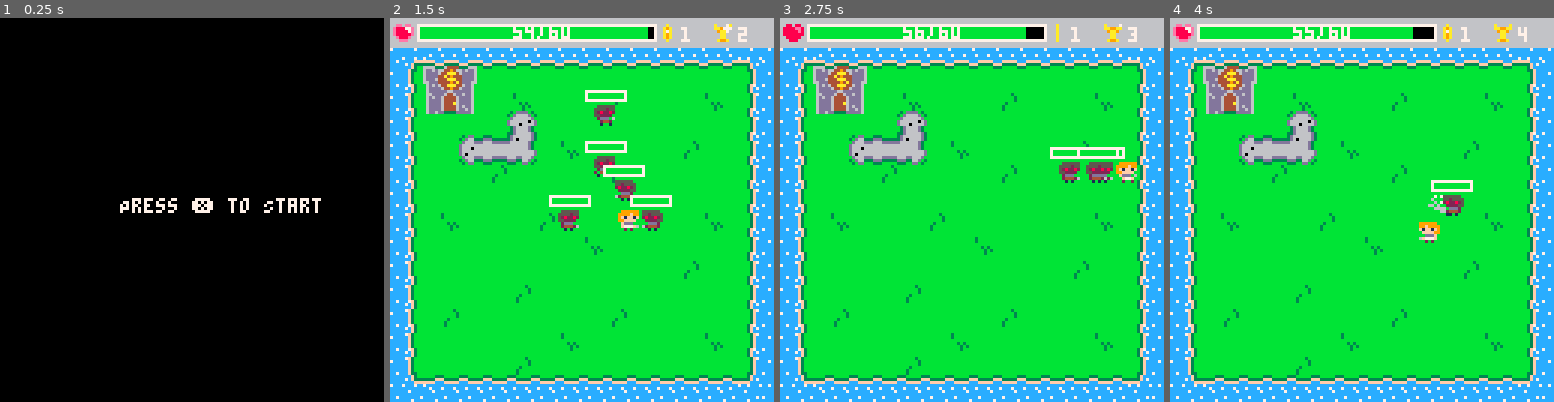
Above: before the commit, frames 1-4 (left to right).
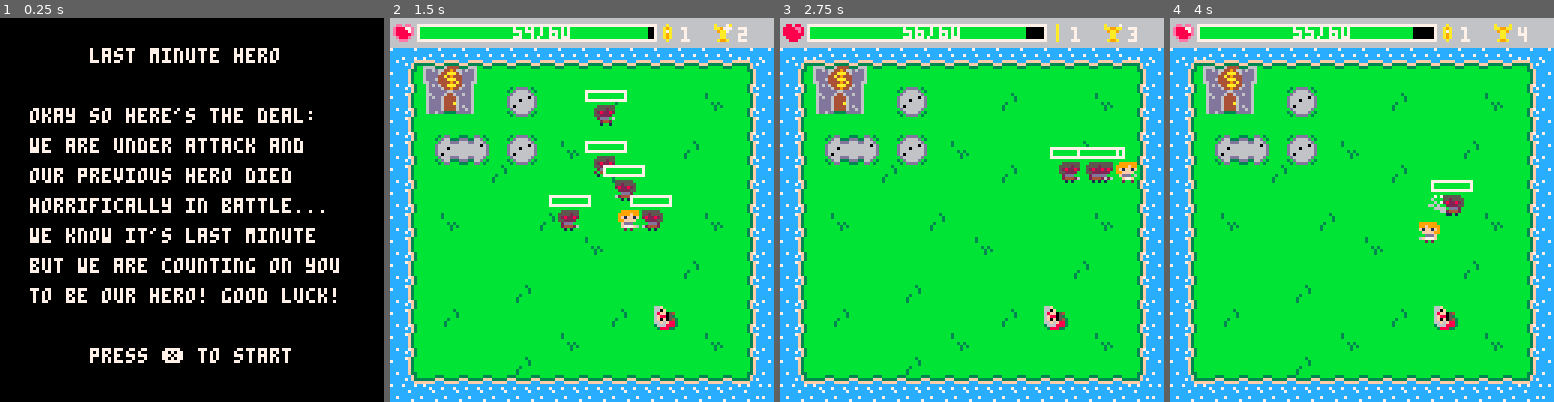
Above: after the commit, the same moments.

Repository: PancakedRivet/last-minute-hero
Game: PICO-8 cartridge last-minute-hero.p8
Same seed, same stepped clock (60 frames per second), same inputs: the game is played once before the commit and once after it.
Inputs:
- Up to frame 1 (0.25 s): no input
- Up to frame 2 (1.5 s): tap X (X key) at 0.33, 1.07 s; tap O (Z key) at 0.7 s
- Up to frame 3 (2.75 s): hold Right 1.6-2.1 s; tap O (Z key) at 1.7, 2.1, 2.5 s; tap X (X key) at 1.85 s; hold Up 2.15-2.42 s; hold Right from 2.47 s (still down)
- Up to frame 4 (4 s): tap O (Z key) at 2.9, 3.3, 3.7 s; tap X (X key) at 2.97 s; release Right at 3.03 s; hold Left 3.08-3.58 s; hold Down 3.63-3.97 s

The runs differ from the first frame. In frame 1, 10% of the frame differs, in the area x 7-89%, y 7-90%; in frame 2, 2.5%; in frame 3, 2.5%; in frame 4, 2.5%.

Commit message:
Added corpse attack easter egg

Diff:
--- a/last-minute-hero.p8
+++ b/last-minute-hero.p8
@@ -13,14 +13,14 @@
 #include ./scripts/states/playing.lua
 #include ./scripts/states/shop.lua
 __gfx__
-000000000000000000000000a0000a006b644446ddd66dddddd66dddbbbb6dddddd6bbbbbbbbbbbbbbbbbbbbbbbbbbbb00000000000000000000000000000000
-000000000000000000000000aa997a0066449466dd6446dddd6006ddbbbb66dd6dd6bbbbbbbbb3bbbbbbbbbbb3bbbbbb00000000000000000000000000000000
-00700700000000000000000009a79000644aaa46d644446dd640006dbbbb6d6dddd6bbbbbbbbbb3bbbbbbbbbb3bbbbbb00000000000000000000000000000000
-00077000000000000000000000aa000044a49444d644446dd640006dbbbb6dddddd6bbbbbbbbbb3bbbbbbbbbbbbbbbbb00000000000000000000000000000000
-00077000000000000000000000aa0000444aaa44d6444a6dd640006dbbbb6dddddd6bbbbbbb3bbbbbbbbbbbbbbb3b3bb00000000000000000000000000000000
-0070070000000000000000000a99a000444494a4d644446dd640006dbbbb6ddd6dd6bbbbbb3bbbbbbbbbbbbbbbbb3b3b00000000000000000000000000000000
-00000000000000000000000000000000644aaa44d644446dd640006dbbbb6dddd6d6bbbbbb3bbbbbbbbbbbbbbbbb3bbb00000000000000000000000000000000
-00000000000000000000000000000000d6449446dd3333dddd4333ddbbbb6dd6ddd6bbbbbbbbbbbbbbbbbbbbbbbbbbbb00000000000000000000000000000000
+000000000000000000000000a0000a006b644446ddd66dddddd66dddbbbb6dddddd6bbbbbbbbbbbbbbbbbbbbbbbbbbbb66fbbbbbbbbbbbbb0000000000000000
+000000000000000000000000aa997a0066449466dd6446dddd6006ddbbbb66dd6dd6bbbbbbbbb3bbbbbbbbbbb3bbbbbb660fbbbbbbbbbbbb0000000000000000
+00700700000000000000000009a79000644aaa46d644446dd640006dbbbb6d6dddd6bbbbbbbbbb3bbbbbbbbbb3bbbbbb68ff054bbbbbbbbb0000000000000000
+00077000000000000000000000aa000044a49444d644446dd640006dbbbb6dddddd6bbbbbbbbbb3bbbbbbbbbbbbbbbbb6f88053bb333bbbb0000000000000000
+00077000000000000000000000aa0000444aaa44d6444a6dd640006dbbbb6dddddd6bbbbbbb3bbbbbbbbbbbbbbb3b3bb6f0f0543388883330000000000000000
+0070070000000000000000000a99a000444494a4d644446dd640006dbbbb6ddd6dd6bbbbbb3bbbbbbbbbbbbbbbbb3b3b66f6f883388888830000000000000000
+00000000000000000000000000000000644aaa44d644446dd640006dbbbb6dddd6d6bbbbbb3bbbbbbbbbbbbbbbbb3bbb36668883388888830000000000000000
+00000000000000000000000000000000d6449446dd3333dddd4333ddbbbb6dd6ddd6bbbbbbbbbbbbbbbbbbbbbbbbbbbbb388833bb388833b0000000000000000
 00000000000000000077000006600000000000000000000000000000bbb6666666666bbb00000000000000000000000000000000000000000000000000000000
 00000000000077000600700060060000000000000000000000000000bbb6dd6dd6dd6bbb00000000000000000000000000000000000000000000000000000000
 00000000000700706000070060000000000000000000000000000000bbb6dddddddd6bbb00000000000000000000000000000000000000000000000000000000
@@ -76,16 +76,16 @@
 5555555555555555555555555555555555550000000000000000000000000000000000000000000000000000000000000000000000000000000000000000000000000000000000000000000000000000000000000000000000000000000000000000000000000000000000000000000000000000000000000000000000000000
 5555555555555555555555555555555555550000000000000000000000000000000000000000000000000000000000000000000000000000000000000000000000000000000000000000000000000000000000000000000000000000000000000000000000000000000000000000000000000000000000000000000000000000
 55551704180a0a0a0a0a0a0a0a0a0a0a55550000000000000000000000000000000000000000000000000000000000000000000000000000000000000000000000000000000000000000000000000000000000000000000000000000000000000000000000000000000000000000000000000000000000000000000000000000
-55550705080a0b0a0a0a090a0a0a0b0a55550000000000000000000000000000000000000000000000000000000000000000000000000000000000000000000000000000000000000000000000000000000000000000000000000000000000000000000000000000000000000000000000000000000000000000000000000000
-55550a0a0a0a650a0a0a0a0a0a0a0a0a55550000000000000000000000000000000000000000000000000000000000000000000000000000000000000000000000000000000000000000000000000000000000000000000000000000000000000000000000000000000000000000000000000000000000000000000000000000
-55550a0a6565650a0b0a0a0a0a090a0a55550000000000000000000000000000000000000000000000000000000000000000000000000000000000000000000000000000000000000000000000000000000000000000000000000000000000000000000000000000000000000000000000000000000000000000000000000000
+55550705080a650a0a0a090a0a0a0b0a55550000000000000000000000000000000000000000000000000000000000000000000000000000000000000000000000000000000000000000000000000000000000000000000000000000000000000000000000000000000000000000000000000000000000000000000000000000
+55550a0a0a0a0a0a0a0a0a0a0a0a0a0a55550000000000000000000000000000000000000000000000000000000000000000000000000000000000000000000000000000000000000000000000000000000000000000000000000000000000000000000000000000000000000000000000000000000000000000000000000000
+55550a65650a650a0b0a0a0a0a090a0a55550000000000000000000000000000000000000000000000000000000000000000000000000000000000000000000000000000000000000000000000000000000000000000000000000000000000000000000000000000000000000000000000000000000000000000000000000000
 55550a0a0a090a0a0a0a090a0a0a0a0a55550000000000000000000000000000000000000000000000000000000000000000000000000000000000000000000000000000000000000000000000000000000000000000000000000000000000000000000000000000000000000000000000000000000000000000000000000000
 55550a0a0a0a0a0a0a0a0a0a0a0a0a0a55550000000000000000000000000000000000000000000000000000000000000000000000000000000000000000000000000000000000000000000000000000000000000000000000000000000000000000000000000000000000000000000000000000000000000000000000000000
 55550a0b0a0a0a090a0a0a0a0a0a0b0a55550000000000000000000000000000000000000000000000000000000000000000000000000000000000000000000000000000000000000000000000000000000000000000000000000000000000000000000000000000000000000000000000000000000000000000000000000000
 55550a0a0a0a0a0a0a0b0a0a0a0a0a0a55550000000000000000000000000000000000000000000000000000000000000000000000000000000000000000000000000000000000000000000000000000000000000000000000000000000000000000000000000000000000000000000000000000000000000000000000000000
 55550a0a0a0a0a0a0a0a0a0a0a090a0a55550000000000000000000000000000000000000000000000000000000000000000000000000000000000000000000000000000000000000000000000000000000000000000000000000000000000000000000000000000000000000000000000000000000000000000000000000000
 55550a0a0a0a090a0a0a0a0a0a0a0a0a55550000000000000000000000000000000000000000000000000000000000000000000000000000000000000000000000000000000000000000000000000000000000000000000000000000000000000000000000000000000000000000000000000000000000000000000000000000
-55550a090a0a0a0a0a0a090a0a0a0a0a55550000000000000000000000000000000000000000000000000000000000000000000000000000000000000000000000000000000000000000000000000000000000000000000000000000000000000000000000000000000000000000000000000000000000000000000000000000
+55550a090a0a0a0a0a0a090a0c0a0a0a55550000000000000000000000000000000000000000000000000000000000000000000000000000000000000000000000000000000000000000000000000000000000000000000000000000000000000000000000000000000000000000000000000000000000000000000000000000
 55550a0a0a0a0a0a0b0a0a0a0a0a0b0a55550000000000000000000000000000000000000000000000000000000000000000000000000000000000000000000000000000000000000000000000000000000000000000000000000000000000000000000000000000000000000000000000000000000000000000000000000000
 55550a0a0a0a090a0a0a0a0a0a0a0a0a55550000000000000000000000000000000000000000000000000000000000000000000000000000000000000000000000000000000000000000000000000000000000000000000000000000000000000000000000000000000000000000000000000000000000000000000000000000
 5555555555555555555555555555555555550000000000000000000000000000000000000000000000000000000000000000000000000000000000000000000000000000000000000000000000000000000000000000000000000000000000000000000000000000000000000000000000000000000000000000000000000000
--- a/scripts/game.lua
+++ b/scripts/game.lua
@@ -14,6 +14,7 @@
     score_animation = {42, 43, 44, 45, 46},
     shop_opened = 6,
     shop_closed = 5,
+    corpse = 12
 }
 
 game_flags = {
@@ -42,6 +43,14 @@
 
 function new_game()
     player = new_player()
+    corpse = {
+        x = 96,
+        y = 96,
+        sp = game_sprites.corpse,
+        attacked = false,
+        gold_value = 25,
+        score_penalty = 10
+    }
     enemies = {}
     coins = {}
     game_tick = 0
--- a/scripts/player.lua
+++ b/scripts/player.lua
@@ -38,7 +38,8 @@
         dash_cooldown_max = 60,
         dash_speed_boost = 3,
         dash_direction = {x=0, y=0},
-        dash_animation_sprites = {16, 17, 18, 19}
+        dash_animation_sprites = {16, 17, 18, 19},
+        game_over_cooldown = 30
     }
     return player
 end
@@ -185,6 +186,14 @@
                     end
                 end
             end
+            -- check for corpse collision
+            if not corpse.attacked then
+                if abs(_player.x - corpse.x) < attack_range and abs(_player.y - corpse.y) < attack_range and sgn(_player.x - corpse.x) == (_player.sp_flipx and 1 or -1) then
+                    corpse.attacked = true
+                    _player.coins += corpse.gold_value
+                    _player.score -= corpse.score_penalty
+                end
+            end
         end
     end
     -- stop the same enemy from being attacked multiple times in one attack
--- a/scripts/states/game_over.lua
+++ b/scripts/states/game_over.lua
@@ -1,5 +1,6 @@
 function update_game_over()
-    if btnp(❎) then
+    player.game_over_cooldown = max(0, player.game_over_cooldown - 1)
+    if player.game_over_cooldown == 0 and btnp(❎) then
         new_game()
     end
 end
--- a/scripts/states/new_game.lua
+++ b/scripts/states/new_game.lua
@@ -4,6 +4,26 @@
     end
 end
 
+local text = {
+    "okay so here's the deal:",
+    "we are under attack and",
+    "our previous hero died",
+    "horrifically in battle...",
+    "we know it's last minute",
+    "but we are counting on you",
+    "to be our hero! good luck!",
+}
+
 function draw_new_game(_camera)
-    print("Press ❎ to Start", 40 + _camera.x, 60 + _camera.y, 7)
+    local line_height = 10
+    local line_y = 30
+
+    print("last minute hero", 30 + _camera.x, 10 + _camera.y, 7)
+
+    for i=1,#text do
+        print(text[i], 10 + _camera.x, line_y + _camera.y, 7)
+        line_y += line_height
+    end
+
+    print("press ❎ to start", 30 + _camera.x, line_y + _camera.y + line_height, 7)
 end
--- a/scripts/states/playing.lua
+++ b/scripts/states/playing.lua
@@ -41,9 +41,17 @@
     draw_rr(80,mapx,mapy) --water
     draw_rr(96,mapx,mapy) --stone
 
+    draw_corpse(corpse)
+
     draw_enemies(enemies)
     draw_player(player)
 
     draw_ui(player, _camera)
     draw_coins()
 end
+
+function draw_corpse(_corpse)
+    if not _corpse.attacked then
+        spr(_corpse.sp, _corpse.x, _corpse.y)
+    end
+end
Not shown, changed: README.md
